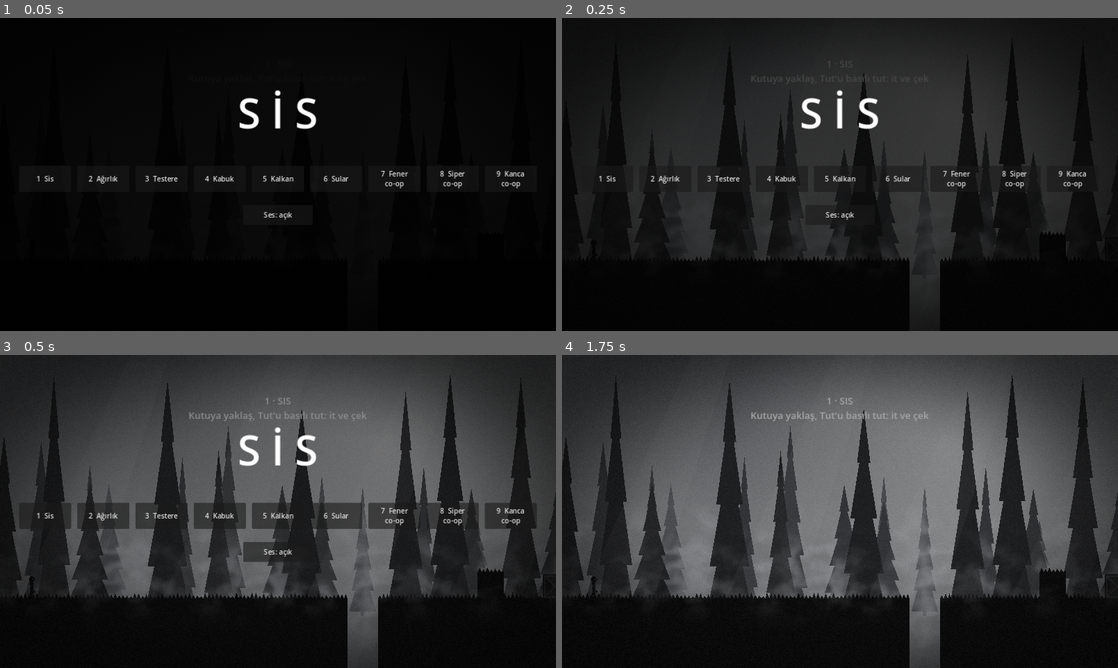
Above: before the commit, frames 1-4 (two rows, left to right).
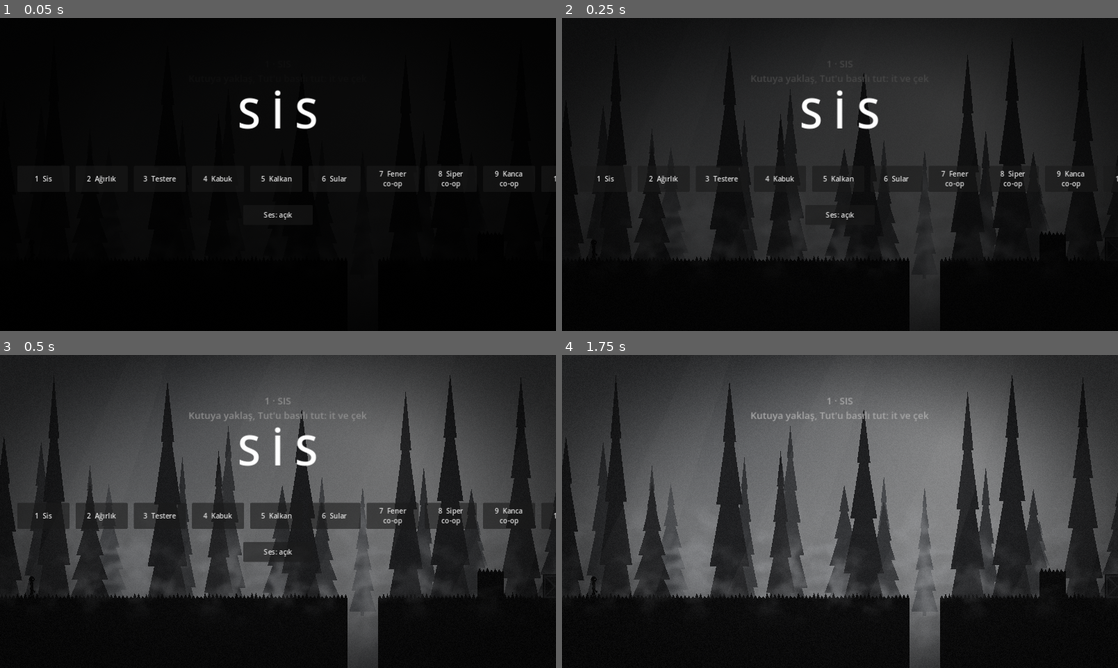
Above: after the commit, the same moments.

Repository: pgd4yhc9bk-a11y/hedefsay-
Game: Godot game, scene res://main.tscn
Same seed, same stepped clock (60 frames per second), same inputs: the game is played once before the commit and once after it.
Inputs (mouse positions are in pixels of both pictures, inside the frame that each line leads up to):
- Up to frame 1 (0.05 s): no input
- Up to frame 2 (0.25 s): no input
- Up to frame 3 (0.5 s): no input
- Up to frame 4 (1.75 s): move the mouse to (962, 495) at 0.52 s; hold Right (p1_right) 0.53-1.25 s; hold Q (mask) 0.53-1.25 s; click (962, 495) at 0.67 s; tap Up (jump) at 0.77, 0.8, 1.07 s; click "1 Sis" at 1.25 s

The runs differ from the first frame. In frame 1, 0.7% of the frame differs, in the area x 6-100%, y 48-55%; in frame 2, 0.7%; in frame 3, 1.0%, in the area x 3-100%, y 47-56%; in frame 4, nothing differs.

Commit message:
Hikaye v0.2 (Kurdeleleri Takip Et: Nehir ve Çınar); buzda kayma, çamur, düşme animasyonu, Dere bölümü
Co-Authored-By: Claude Sonnet 5.5 <noreply@anthropic.com>
Claude-Session: https://claude.ai/code/session_018fPM2RtNHVRPiWAchGStGm

Diff:
--- a/oyun-fikirlerim/iki-kisilik-oyun/godot/scripts/level.gd
+++ b/oyun-fikirlerim/iki-kisilik-oyun/godot/scripts/level.gd
@@ -35,6 +35,10 @@
 		_make_water(r)
 	for r: Rect2 in d.get("ghosts", []):
 		_make_ghost(r)
+	for r: Rect2 in d.get("ice", []):
+		_make_ice(r)
+	for r: Rect2 in d.get("mud", []):
+		_make_mud(r)
 	for pos: Vector2 in d["crates"]:
 		var c := PushBody.new()
 		add_child(c)
@@ -140,6 +144,66 @@
 
 func hook_active(i: int) -> bool:
 	return lamp != null and lamp.state == "hung" and lamp.global_position.distance_to(hook_point(i)) < 4.0
+
+func _make_ice(r: Rect2) -> void:   # buz: kaygan zemin (üstü parlak)
+	var sb := StaticBody2D.new()
+	sb.collision_layer = 1
+	sb.collision_mask = 0
+	sb.add_to_group("ice")
+	var pm := PhysicsMaterial.new()
+	pm.friction = 0.0
+	sb.physics_material_override = pm
+	var cs := CollisionShape2D.new()
+	var rs := RectangleShape2D.new()
+	rs.size = r.size
+	cs.shape = rs
+	cs.position = r.position + r.size / 2.0
+	sb.add_child(cs)
+	add_child(sb)
+	_poly(PackedVector2Array([r.position, Vector2(r.end.x, r.position.y), r.end, Vector2(r.position.x, r.end.y)]), Color("#1d2026"))
+	var sheen := Line2D.new()
+	sheen.points = PackedVector2Array([r.position + Vector2(0, 1.5), Vector2(r.end.x, r.position.y + 1.5)])
+	sheen.width = 3.0
+	sheen.default_color = Color(0.85, 0.92, 1.0, 0.55)
+	add_child(sheen)
+	var rng := RandomNumberGenerator.new()
+	rng.seed = int(r.position.x)
+	for i in int(r.size.x / 60.0):   # buz çatlakları
+		var x := r.position.x + 20.0 + i * 60.0 + rng.randf() * 20.0
+		var cr := Line2D.new()
+		cr.points = PackedVector2Array([Vector2(x, r.position.y + 4), Vector2(x + 8, r.position.y + 14), Vector2(x + 2, r.position.y + 24)])
+		cr.width = 1.5
+		cr.default_color = Color(0.8, 0.9, 1.0, 0.3)
+		add_child(cr)
+
+func _make_mud(r: Rect2) -> void:   # çamur: yavaşlatır, zor sıçratır
+	var a := Area2D.new()
+	a.collision_layer = 0
+	a.collision_mask = 2
+	var cs := CollisionShape2D.new()
+	var rs := RectangleShape2D.new()
+	rs.size = Vector2(r.size.x, 14.0)
+	cs.shape = rs
+	cs.position = Vector2(r.position.x + r.size.x / 2.0, r.position.y - 3.0)
+	a.add_child(cs)
+	a.body_entered.connect(func(b: Node) -> void:
+		if b is Player:
+			(b as Player).mud += 1)
+	a.body_exited.connect(func(b: Node) -> void:
+		if b is Player:
+			(b as Player).mud = maxi(0, (b as Player).mud - 1))
+	add_child(a)
+	var pts := PackedVector2Array([Vector2(r.position.x, r.position.y + 6.0)])
+	var x := r.position.x
+	var rng := RandomNumberGenerator.new()
+	rng.seed = int(r.position.x) + 7
+	while x < r.end.x:   # yumuşak, kabarcıklı yüzey
+		pts.append(Vector2(x + 7.0, r.position.y - 3.0 - rng.randf() * 3.0))
+		pts.append(Vector2(x + 14.0, r.position.y + 1.0))
+		x += 14.0
+	pts.append(Vector2(r.end.x, r.position.y + 6.0))
+	var m := _poly(pts, Color("#1a1815"))
+	m.z_index = 1
 
 func _make_ghost(r: Rect2) -> void:   # yalnızca Kül'ün ışığı değdiğinde var olan platform
 	var sb := StaticBody2D.new()
--- a/oyun-fikirlerim/iki-kisilik-oyun/godot/scripts/levels.gd
+++ b/oyun-fikirlerim/iki-kisilik-oyun/godot/scripts/levels.gd
@@ -78,4 +78,11 @@
 			"crates": [], "mask": {}, "plates": [], "doors": [Rect2(900, 300, 30, 260)], "spikes": [], "saws": [], "darts": [], "water": [],
 			"checkpoints": [980.0, 1750.0], "exit": Rect2(2450, gy - 100, 70, 100),
 		},
+		{
+			"name": "Dere", "w": 2600.0, "start": Vector2(60, gy - 54), "hint": "Çamur yavaşlatır. Buz kaydırır: momentumla zıpla",
+			"statics": [Rect2(0, gy, 1000, 160), Rect2(1570, gy, 1030, 160)],
+			"mud": [Rect2(500, gy, 360, 12)], "ice": [Rect2(1000, gy, 500, 40)],
+			"crates": [], "mask": {}, "plates": [], "doors": [], "spikes": [Rect2(1700, gy - 24, 48, 24)], "saws": [], "darts": [], "water": [Rect2(1500, gy + 8, 70, 160)],
+			"checkpoints": [950.0, 1620.0], "exit": Rect2(2450, gy - 100, 70, 100),
+		},
 	]
--- a/oyun-fikirlerim/iki-kisilik-oyun/godot/scripts/main.gd
+++ b/oyun-fikirlerim/iki-kisilik-oyun/godot/scripts/main.gd
@@ -371,6 +371,8 @@
 			await _shot("res://../test_l1.png")
 		"push":
 			await _t_push()
+		"ice":
+			await _t_ice()
 		"touch":
 			await _t_touch()
 		"touch2":
@@ -801,3 +803,34 @@
 	print("PUSH tutlu: kutu x=", c.global_position.x, " oyuncu x=", player.global_position.x)
 	_hold("right", false)
 	_hold("grab", false)
+
+func _t_ice() -> void:
+	load_level(9)
+	await _wait(0.4)
+	# çamurda hız
+	player.global_position = Vector2(540, 560)
+	await _wait(0.3)
+	_hold("right", true)
+	await _wait(0.8)
+	print("ICE çamurda hız: vx=", player.velocity.x, " (normal 165, çamurda ~91) mud=", player.mud)
+	_hold("right", false)
+	# buzda kayma: yürüyüp bırak, ne kadar kayıyor
+	player.global_position = Vector2(1020, 560)
+	player.velocity = Vector2.ZERO
+	await _wait(0.4)
+	_hold("right", true)
+	await _wait(1.0)
+	var x1 := player.global_position.x
+	print("ICE buzda hız: vx=", player.velocity.x, " on_ice=", player.on_ice)
+	await _shot("res://../test_ice1.png")
+	_hold("right", false)
+	await _wait(1.2)
+	print("ICE bırakınca kayma mesafesi: ", player.global_position.x - x1, " px (normal zeminde ~8)")
+	await _shot("res://../test_ice2.png")
+	# düşme animasyonu: yüksekten bırak
+	player.global_position = Vector2(300, 100)
+	player.velocity = Vector2.ZERO
+	await _wait(0.5)
+	print("ICE düşme: fall_t=", player.fall_t, " vy=", player.velocity.y)
+	await _shot("res://../test_fall.png")
+	await _wait(1.0)
--- a/oyun-fikirlerim/iki-kisilik-oyun/godot/scripts/player.gd
+++ b/oyun-fikirlerim/iki-kisilik-oyun/godot/scripts/player.gd
@@ -9,6 +9,9 @@
 var face := 1
 var worn := false
 var has_lamp := false
+var on_ice := false
+var mud := 0              # üstünde durduğumuz çamur alanı sayısı
+var fall_t := 0.0          # havada düşme süresi (animasyon için)
 var grab := false
 var anim := 0.0
 var squash := 0.0
@@ -84,9 +87,13 @@
 		face = adj["side"]
 	elif d != 0:
 		face = d
+	if mud > 0 and grounded:
+		speed *= 0.55   # çamurda yavaş
 	var accel := 260.0
 	if grounded:
 		accel = 900.0 if d != 0 else 1500.0
+		if on_ice:
+			accel = 120.0 if d != 0 else 28.0   # buzda kayar: hızlanma ve durma çok yavaş
 	velocity.x = move_toward(velocity.x, d * speed, accel * delta)
 	# zıplama (kısa süre geç zıplama ve erken basma toleransı)
 	var j := _in("jump")
@@ -101,6 +108,8 @@
 	jump_buf -= delta
 	if jump_buf > 0.0 and coyote > 0.0:
 		velocity.y = -690.0 if skin == "kul" else (-560.0 if worn else -660.0)
+		if mud > 0:
+			velocity.y *= 0.82   # çamurdan zor sıçrar
 		coyote = 0.0
 		jump_buf = 0.0
 		Sfx.play("jump")
@@ -114,6 +123,16 @@
 			(adj["b"] as PushBody).push(velocity.x)
 	var pre := velocity
 	move_and_slide()
+	on_ice = false
+	for ci in get_slide_collision_count():
+		var cc := get_slide_collision(ci)
+		var co := cc.get_collider() as Node
+		if co != null and cc.get_normal().y < -0.7 and co.is_in_group("ice"):
+			on_ice = true
+	if not is_on_floor() and velocity.y > 220.0:
+		fall_t += delta
+	else:
+		fall_t = 0.0
 	if grab and not adj.is_empty():
 		var moving_away: bool = (adj["side"] > 0 and velocity.x < -1.0) or (adj["side"] < 0 and velocity.x > 1.0)
 		if moving_away:
@@ -127,7 +146,7 @@
 		Sfx.play("land", linear_to_db(clampf(pre.y / 900.0, 0.2, 1.0)))
 		Game.shake(pre.y / 1400.0)
 		if pre.y > 720.0:
-			recover = 0.3
+			recover = 0.3 + minf(0.4, (pre.y - 720.0) / 600.0)   # uzun düşmede daha uzun sersemleme/yuvarlanma
 	if squash > 0.0:
 		squash -= delta
 	if absf(velocity.x) > 20.0 and is_on_floor():
--- a/oyun-fikirlerim/iki-kisilik-oyun/godot/scripts/rig.gd
+++ b/oyun-fikirlerim/iki-kisilik-oyun/godot/scripts/rig.gd
@@ -87,9 +87,26 @@
 		lean = -0.08
 	if crouch > 0.0:
 		lean += 0.25 * crouch
+	var falling: bool = not grounded and p.velocity.y > 260.0 and p.fall_t > 0.12
+	var slip: bool = grounded and p.on_ice and spd > 25.0
+	var muddy: bool = grounded and p.mud > 0 and spd > 20.0
+	if falling:   # düşme: kollar çırpınır, bacaklar pedal çevirir, beden savrulur
+		lean = -0.18 + sin(t * 7.0) * 0.12
+	if slip:
+		var fwd := 1.0 if p.velocity.x * p.face > 0.0 else -1.0
+		lean = -0.28 * fwd + sin(t * 11.0) * 0.07 * minf(1.0, spd / 120.0)
+	if muddy:
+		lean = 0.22
 	var l1: Dictionary
 	var l2: Dictionary
-	if not grounded:
+	if falling:
+		var fl := sin(t * 14.0)
+		l1 = _leg(0.55 + fl * 0.5, 0.9 + fl * 0.3, U1, U2)
+		l2 = _leg(-0.45 - fl * 0.5, 0.9 - fl * 0.3, U1, U2)
+	elif slip:
+		l1 = _leg(0.55, 0.08, U1, U2)
+		l2 = _leg(-0.5, 0.08, U1, U2)
+	elif not grounded:
 		if p.velocity.y < 0.0:
 			l1 = _leg(0.95, 1.25, U1, U2)
 			l2 = _leg(-0.35, 0.6, U1, U2)
@@ -112,11 +129,21 @@
 	else:
 		hip_y = -(U1 + U2) * 0.95
 	var bob := absf(sin(ph)) * 1.4 if run else sin(t * 1.8) * 0.5
+	if muddy:
+		bob = absf(sin(ph)) * 2.6
 	var hp := Vector2(0.0, hip_y - bob)
 	var sh := hp + Vector2(sin(lean), -cos(lean)) * TORSO
 	var a1: Dictionary
 	var a2: Dictionary
-	if worn:
+	if falling:
+		var fa := sin(t * 16.0)
+		a1 = _arm(2.4 + fa * 0.5, 0.25, sh, A1)
+		a2 = _arm(-2.0 - fa * 0.5, 0.25, sh, A1)
+	elif slip:
+		var wob := sin(t * 11.0) * 0.25
+		a1 = _arm(1.7 + wob, 0.1, sh, A1)
+		a2 = _arm(-1.5 - wob, 0.1, sh, A1)
+	elif worn:
 		a1 = _arm(1.25, 0.25, sh, A1)
 		a2 = _arm(1.05, 0.3, sh, A1)
 	elif pushing:
Not shown, changed: oyun-fikirlerim/iki-kisilik-oyun/HIKAYE.md
